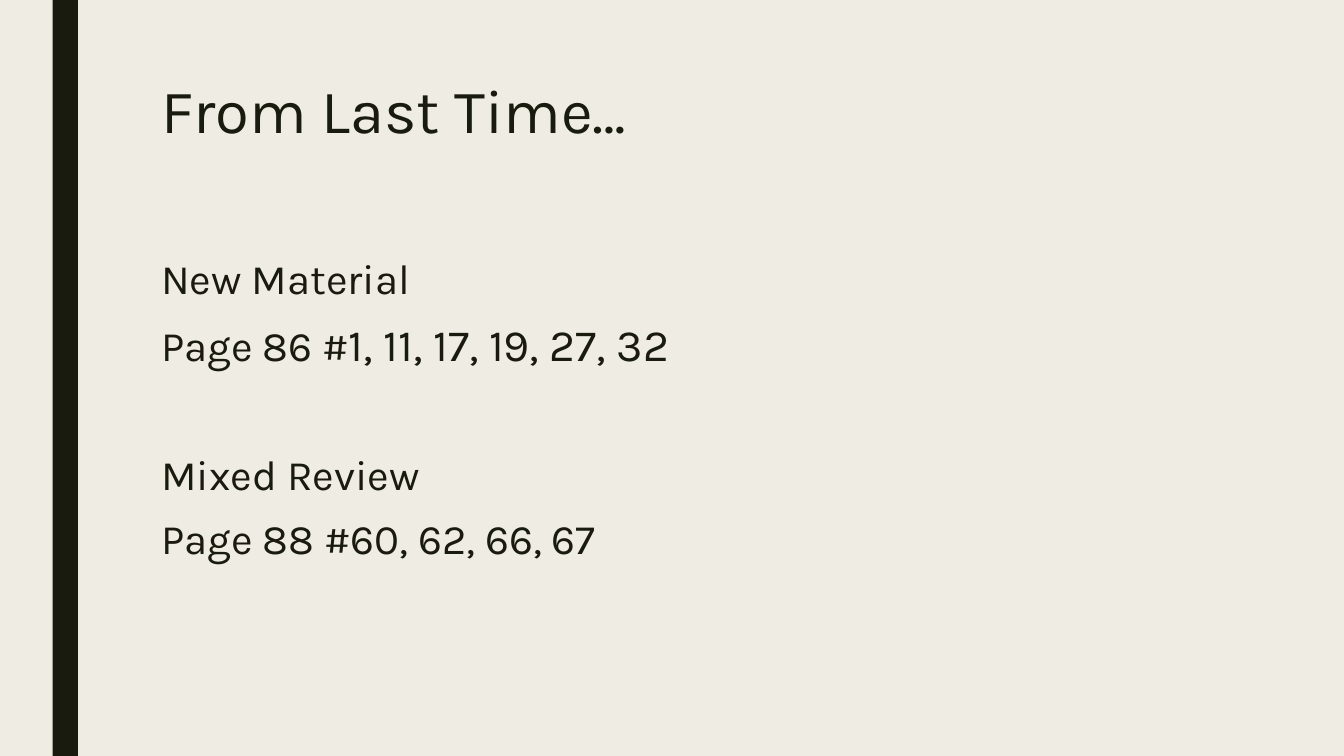
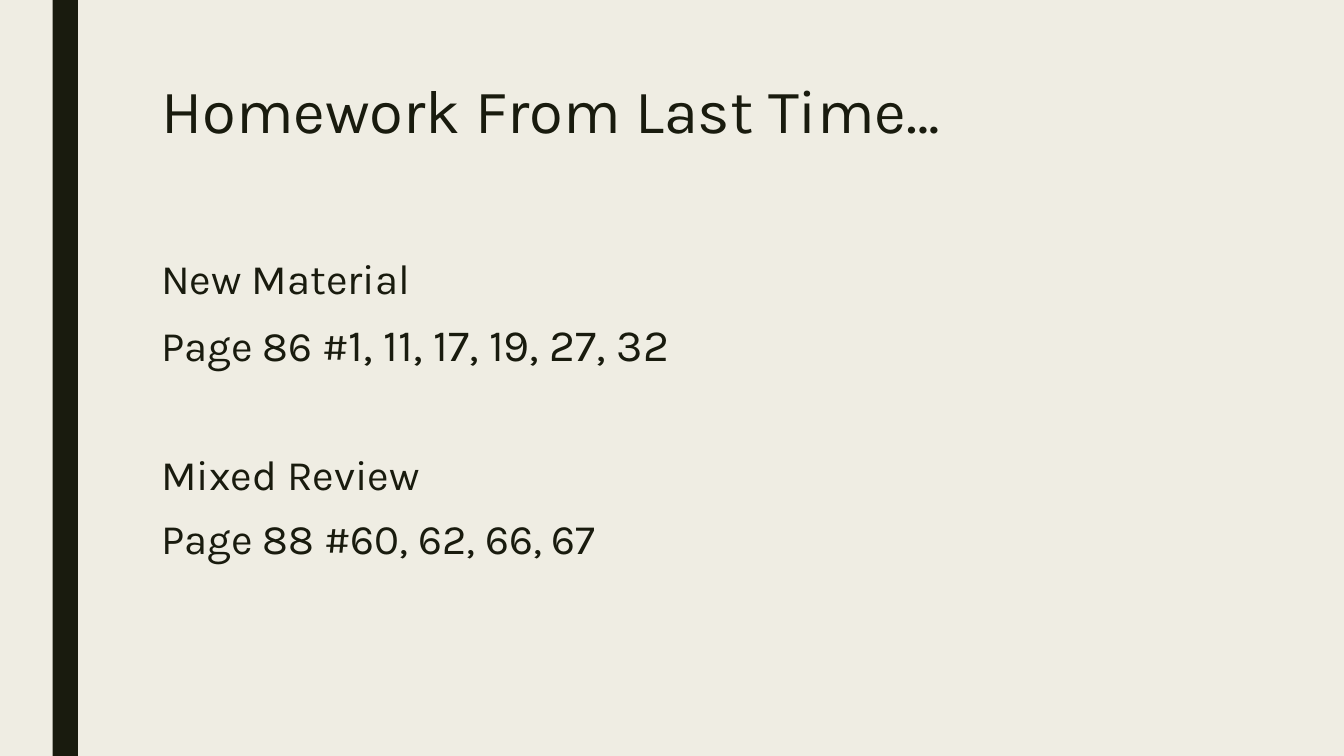
Before and after one commit to codecuddy/algebra_3-4, a slide deck: slide 6 of _PowerPoints/1st Semester/Unit 2 Relations and Functions/Algebra3_Day_018 2.5 Using Linear Functions and 2.6 Families of Functions.pptx (slide 2 before the commit). Drawn at 1344x756 pixels with LibreOffice and Linux fonts; fonts in the diff are those of the drawing. Boxes give left, top, right and bottom in pixels: in the first picture for what was removed or moved away, otherwise in the second. Text is boxed around its words. In the diff, an @@ line names an element or a change of style, - is before the commit and + after.

```diff
--- a/_PowerPoints/1st Semester/Unit 2 Relations and Functions/Algebra3_Day_018 2.5 Using Linear Functions and 2.6 Families of Functions.pptx
+++ b/_PowerPoints/1st Semester/Unit 2 Relations and Functions/Algebra3_Day_018 2.5 Using Linear Functions and 2.6 Families of Functions.pptx
@@ title at (x1=161, y1=90, x2=940, y2=134): text changed @@
-From Last Time…
+Homework From Last Time…
```
Also in this commit, not shown: 1 other slide changed, 7 slides added, 37 other files.
